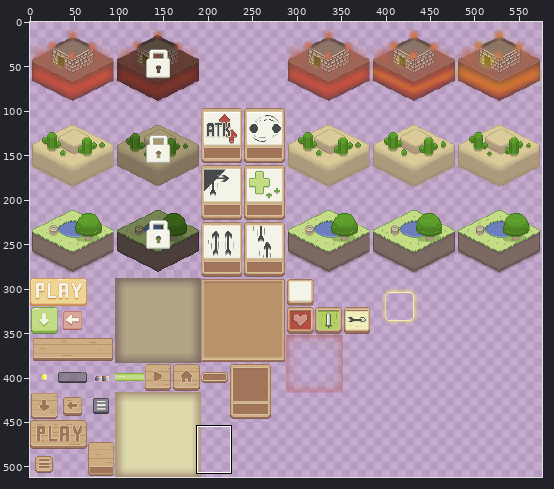
One commit to this sprite sheet: Assets/Sprites/UI/UI.png. Above: a wide view before the commit, with the close-up outlined.
Close-up. Before:
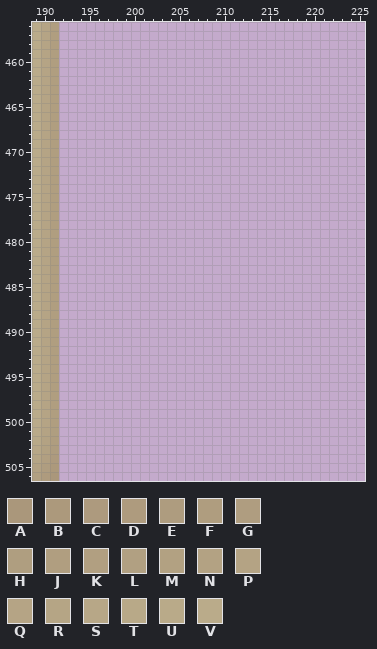
The file is 576x512 pixels. Shown: x 189..225, y 456..506. The commit also changed other parts of the picture, which this record leaves out.
Palette (. is transparent): A #aa977b  B #ac997c  C #ad9a7e  D #ae9b7e  E #ae9c7f  F #af9d7f  G #af9d80  H #af9e80  J #b09e80  K #b19f81  L #b1a082  M #b2a182  N #b3a283  P #b4a384  Q #b5a485  R #b5a585  S #b7a787  T #b8a988  U #b9aa89  V #baab8a
Pixels before, first column x 189:
456 VQJ
457 VQJ
458 VQJ
459 VQJ
460 VQJ
461 VQJ
462 VQJ
463 VQJ
464 VQJ
465 VQJ
466 VQJ
467 VQJ
468 VQJ
469 VQJ
470 VQJ
471 VQJ
472 VQJ
473 VQJ
474 VQJ
475 VQJ
476 VQJ
477 VQJ
478 VQJ
479 VQJ
480 VQJ
481 VQJ
482 VQJ
483 VQJ
484 VQJ
485 VQJ
486 VQJ
487 VQJ
488 VQJ
489 VQJ
490 VQJ
491 VQJ
492 VQJ
493 VQJ
494 VQJ
495 VQJ
496 VQJ
497 VQJ
498 VQJ
499 VQJ
500 VQJ
501 UPH
502 TNF
503 SME
504 RKC
505 NGB
506 LDA
Once edited:
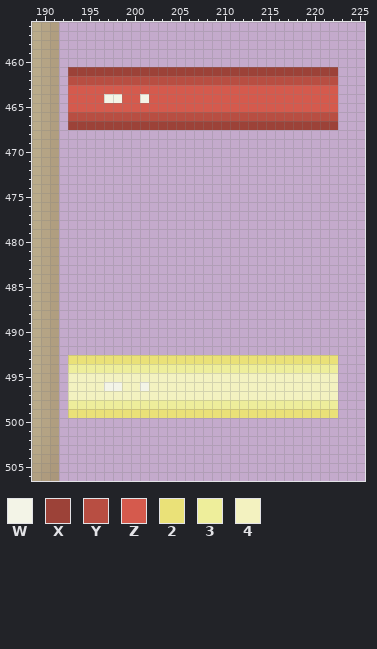
Colours new in this view: W #f3f4e7  X #9c4238  Y #b84e42  Z #d55a4d  2 #eae178  3 #eeee9b  4 #f3f2c0
Diff:
Changed rows in their new state; - is an unchanged pixel.
first column x 193:
461 XXXXXXXXXXXXXXXXXXXXXXXXXXXXXX
462 YYYYYYYYYYYYYYYYYYYYYYYYYYYYYY
463 ZZZZZZZZZZZZZZZZZZZZZZZZZZZZZZ
464 ZZZZWWZZWZZZZZZZZZZZZZZZZZZZZZ
465 ZZZZZZZZZZZZZZZZZZZZZZZZZZZZZZ
466 YYYYYYYYYYYYYYYYYYYYYYYYYYYYYY
467 XXXXXXXXXXXXXXXXXXXXXXXXXXXXXX
first column x 193:
493 222222222222222222222222222222
494 333333333333333333333333333333
495 444444444444444444444444444444
496 4444WW44W444444444444444444444
497 444444444444444444444444444444
498 333333333333333333333333333333
499 222222222222222222222222222222
Boxes around the changes in both close-ups, in picture pixels (x1, y1, x2, y2):
added: (68, 67, 338, 130)
added: (68, 355, 338, 418)
